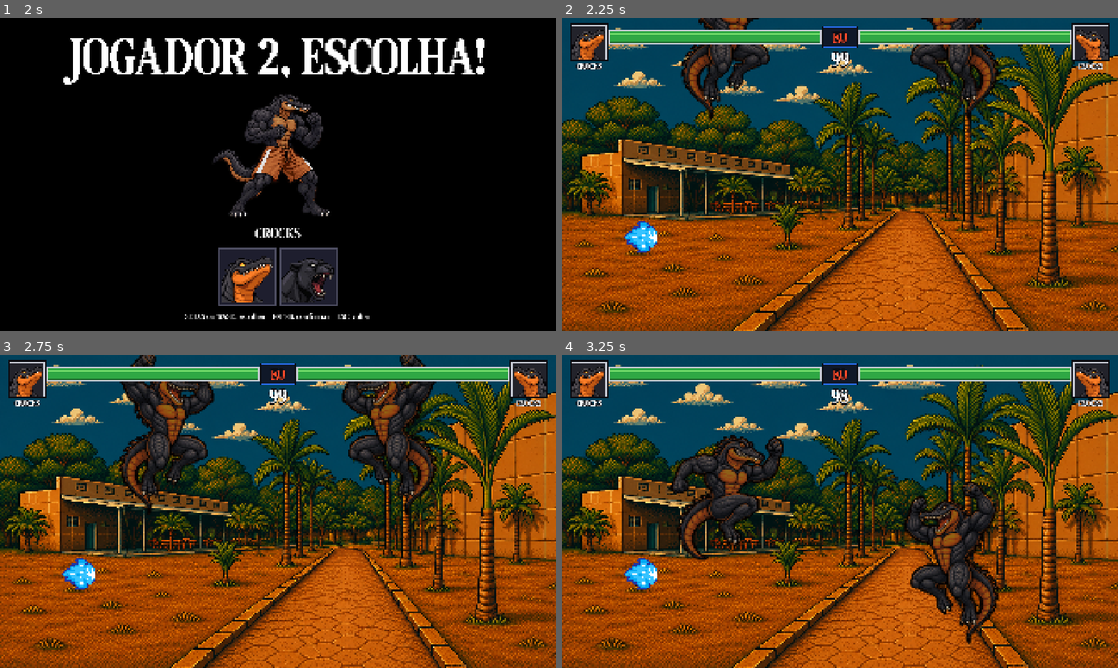
Above: before the commit, frames 1-4 (two rows, left to right).
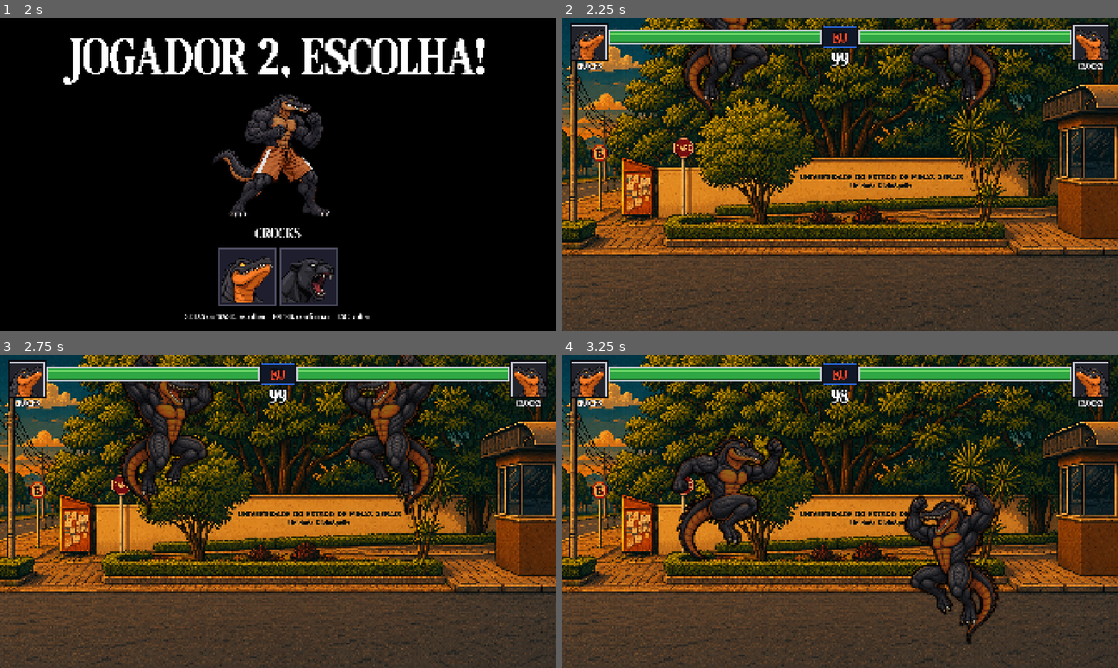
Above: after the commit, the same moments.

Repository: gustavo-laureano/atleticas-fighter
Game: Godot game, scene res://ui/main_menu/main_menu.tscn
Same seed, same stepped clock (60 frames per second), same inputs: the game is played once before the commit and once after it.
Inputs (mouse positions are in pixels of both pictures, inside the frame that each line leads up to):
- Up to frame 1 (2 s): click "▶ JOGAR" at 0.5 s; click (244, 277) at 1.25 s
- Up to frame 2 (2.25 s): click (806, 277) at 2 s
- Up to frame 3 (2.75 s): no input
- Up to frame 4 (3.25 s): move the mouse to (962, 495) at 2.77 s; tap F (p1_attack) at 2.85 s; tap W (p1_jump) at 3.02 s

Frame 1 is identical in both runs. In frame 2, 81% of the frame differs, in the area x 0-100%, y 0-100%; in frame 3, 78%; in frame 4, 77%.

Commit message:
chore: ajustes feitos no editor
Fundos das fases trocados (stage_01 usa uemg1 e stage_02 usa uemg3), Hadoken removido das duas fases e walk do Crocks com 4 frames (1-2-3-2), com a animação inicial da cena em walk.

Co-Authored-By: Claude Opus 5.5 <noreply@anthropic.com>

Diff:
--- a/characters/crocks/crocks.tscn
+++ b/characters/crocks/crocks.tscn
@@ -84,6 +84,9 @@
 }, {
 "duration": 1.0,
 "texture": ExtResource("15_op7ga")
+}, {
+"duration": 1.0,
+"texture": ExtResource("14_u1c27")
 }],
 "loop": 1,
 "name": &"walk",
@@ -96,5 +99,5 @@
 [node name="AnimatedSprite2D" type="AnimatedSprite2D" parent="." unique_id=241752309]
 scale = Vector2(1.3709677, 1.3709677)
 sprite_frames = SubResource("SpriteFrames_86ap7")
-animation = &"idle"
+animation = &"walk"
 offset = Vector2(0, -130.5)
--- a/stages/stage_01/stage_01.tscn
+++ b/stages/stage_01/stage_01.tscn
@@ -1,25 +1,24 @@
 [gd_scene format=3 uid="uid://cwf2goovxx16m"]
 
-[ext_resource type="PackedScene" uid="uid://ispfrgluegis" path="res://ui/hud/hud.tscn" id="1_4jg2b"]
-[ext_resource type="Texture2D" uid="uid://jmdiifs62p0s" path="res://stages/stage_01/uemg3.png" id="1_icgdk"]
-[ext_resource type="Script" uid="uid://duvqsc0r16fqd" path="res://stages/stage_02/ground_collision.gd" id="2_1r7rg"]
-[ext_resource type="PackedScene" uid="uid://dekx4jykymcaf" path="res://objects/hadoken/hadoken.tscn" id="5_l0s0l"]
-[ext_resource type="Script" uid="uid://wk70u2f7xkg6" path="res://stages/stage_02/stage_02.gd" id="6_stage"]
-[ext_resource type="Resource" uid="uid://dbilu2qvx3urm" path="res://characters/crocks/crocks_data.tres" id="7_crocks"]
+[ext_resource type="Script" uid="uid://wk70u2f7xkg6" path="res://stages/stage_02/stage_02.gd" id="1_g6kje"]
+[ext_resource type="Resource" uid="uid://dbilu2qvx3urm" path="res://characters/crocks/crocks_data.tres" id="2_3hnea"]
+[ext_resource type="Texture2D" uid="uid://lxiiyamsdyiv" path="res://stages/stage_01/uemg1.png" id="3_64fb4"]
+[ext_resource type="PackedScene" uid="uid://ispfrgluegis" path="res://ui/hud/hud.tscn" id="4_8ul6a"]
+[ext_resource type="Script" uid="uid://duvqsc0r16fqd" path="res://stages/stage_02/ground_collision.gd" id="5_6o83w"]
 
 [sub_resource type="RectangleShape2D" id="RectangleShape2D_86ap7"]
 size = Vector2(3262, 81.25)
 
 [node name="Cena1" type="Node2D" unique_id=1256584666]
-script = ExtResource("6_stage")
-default_character = ExtResource("7_crocks")
+script = ExtResource("1_g6kje")
+default_character = ExtResource("2_3hnea")
 
 [node name="Sprite2D" type="Sprite2D" parent="." unique_id=1829372959]
 position = Vector2(982.616, 540.75)
 scale = Vector2(1.179885, 1.1524973)
-texture = ExtResource("1_icgdk")
+texture = ExtResource("3_64fb4")
 
-[node name="CanvasLayer" parent="." unique_id=613537073 instance=ExtResource("1_4jg2b")]
+[node name="CanvasLayer" parent="." unique_id=613537073 instance=ExtResource("4_8ul6a")]
 
 [node name="StaticBody2D" type="StaticBody2D" parent="." unique_id=1962792205]
 position = Vector2(750, 414)
@@ -27,10 +26,7 @@
 [node name="CollisionShape2D" type="CollisionShape2D" parent="StaticBody2D" unique_id=50812212]
 position = Vector2(172, 631)
 shape = SubResource("RectangleShape2D_86ap7")
-script = ExtResource("2_1r7rg")
-
-[node name="Hadoken" parent="." unique_id=962840920 instance=ExtResource("5_l0s0l")]
-position = Vector2(213, 701)
+script = ExtResource("5_6o83w")
 
 [node name="PlayerSpawn" type="Marker2D" parent="." unique_id=2053188011]
 position = Vector2(559.00006, 340)
--- a/stages/stage_02/stage_02.tscn
+++ b/stages/stage_02/stage_02.tscn
@@ -1,25 +1,24 @@
 [gd_scene format=3 uid="uid://cwf2goovxx16m"]
 
-[ext_resource type="Script" uid="uid://wk70u2f7xkg6" path="res://stages/stage_02/stage_02.gd" id="1_g6kje"]
-[ext_resource type="Resource" uid="uid://dbilu2qvx3urm" path="res://characters/crocks/crocks_data.tres" id="2_3hnea"]
-[ext_resource type="Texture2D" uid="uid://lxiiyamsdyiv" path="res://stages/stage_02/uemg1.png" id="3_64fb4"]
-[ext_resource type="PackedScene" uid="uid://ispfrgluegis" path="res://ui/hud/hud.tscn" id="4_8ul6a"]
-[ext_resource type="Script" uid="uid://duvqsc0r16fqd" path="res://stages/stage_02/ground_collision.gd" id="5_6o83w"]
-[ext_resource type="PackedScene" uid="uid://dekx4jykymcaf" path="res://objects/hadoken/hadoken.tscn" id="6_45wtp"]
+[ext_resource type="Script" uid="uid://wk70u2f7xkg6" path="res://stages/stage_02/stage_02.gd" id="1_vt7xd"]
+[ext_resource type="Resource" uid="uid://dbilu2qvx3urm" path="res://characters/crocks/crocks_data.tres" id="2_agpds"]
+[ext_resource type="Texture2D" uid="uid://jmdiifs62p0s" path="res://stages/stage_02/uemg3.png" id="3_22bau"]
+[ext_resource type="PackedScene" uid="uid://ispfrgluegis" path="res://ui/hud/hud.tscn" id="4_tx73c"]
+[ext_resource type="Script" uid="uid://duvqsc0r16fqd" path="res://stages/stage_02/ground_collision.gd" id="5_u5duo"]
 
 [sub_resource type="RectangleShape2D" id="RectangleShape2D_86ap7"]
 size = Vector2(3262, 81.25)
 
 [node name="Cena1" type="Node2D" unique_id=1256584666]
-script = ExtResource("1_g6kje")
-default_character = ExtResource("2_3hnea")
+script = ExtResource("1_vt7xd")
+default_character = ExtResource("2_agpds")
 
 [node name="Sprite2D" type="Sprite2D" parent="." unique_id=1829372959]
 position = Vector2(982.616, 540.75)
 scale = Vector2(1.179885, 1.1524973)
-texture = ExtResource("3_64fb4")
+texture = ExtResource("3_22bau")
 
-[node name="CanvasLayer" parent="." unique_id=613537073 instance=ExtResource("4_8ul6a")]
+[node name="CanvasLayer" parent="." unique_id=613537073 instance=ExtResource("4_tx73c")]
 
 [node name="StaticBody2D" type="StaticBody2D" parent="." unique_id=1962792205]
 position = Vector2(750, 414)
@@ -27,10 +26,7 @@
 [node name="CollisionShape2D" type="CollisionShape2D" parent="StaticBody2D" unique_id=50812212]
 position = Vector2(172, 631)
 shape = SubResource("RectangleShape2D_86ap7")
-script = ExtResource("5_6o83w")
-
-[node name="Hadoken" parent="." unique_id=962840920 instance=ExtResource("6_45wtp")]
-position = Vector2(213, 701)
+script = ExtResource("5_u5duo")
 
 [node name="PlayerSpawn" type="Marker2D" parent="." unique_id=2053188011]
 position = Vector2(559.00006, 340)
Renamed: assets/backgrounds/uemg1.png -> stages/stage_01/uemg1.png
Not shown, changed: stages/stage_01/uemg1.png.import
Renamed: stages/stage_01/uemg3.png -> stages/stage_02/uemg3.png
Not shown, changed: stages/stage_02/uemg3.png.import
